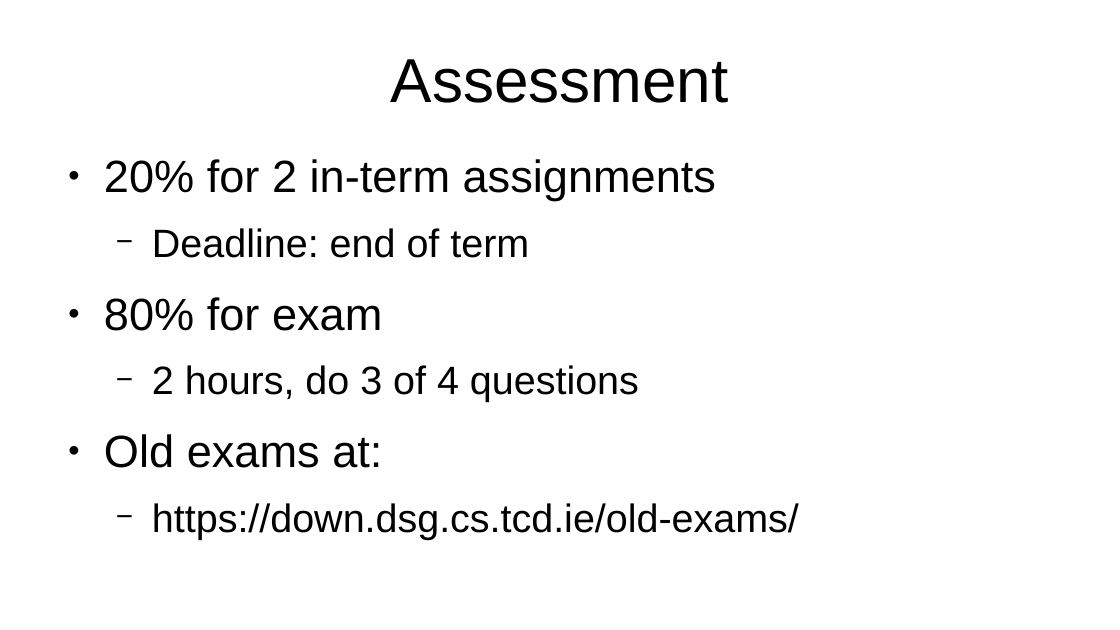
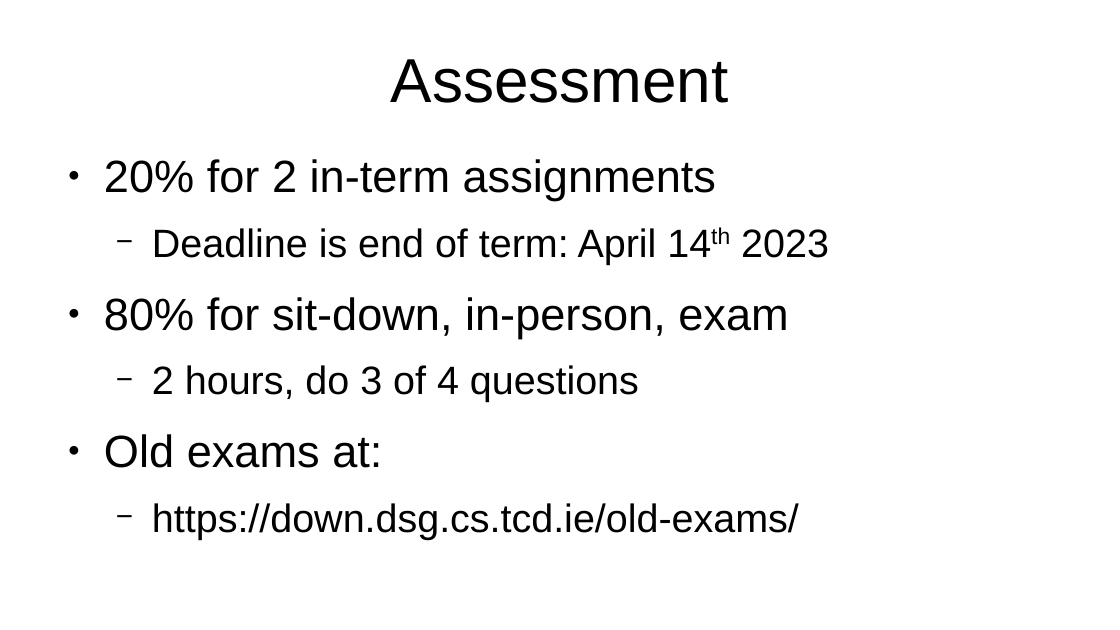
Before and after one commit to sftcd/cs7053, a slide deck: slide 4 of 2023lectures/00-quick-intro.odp. Drawn at 1120x630 pixels with LibreOffice and Linux fonts; fonts in the diff are those of the drawing. Boxes give left, top, right and bottom in pixels: in the first picture for what was removed or moved away, otherwise in the second. Text is boxed around its words. In the diff, an @@ line names an element or a change of style, - is before the commit and + after.

```diff
--- a/2023lectures/00-quick-intro.odp
+++ b/2023lectures/00-quick-intro.odp
@@ text at (x1=104, y1=228, x2=829, y2=338): text changed @@
-  − Deadline: end of term
-● 80% for exam
+  − Deadline is end of term: April 14th 2023
+● 80% for sit-down, in-person, exam
```
Also in this commit, not shown: 2 other slides changed, 5 other files.
